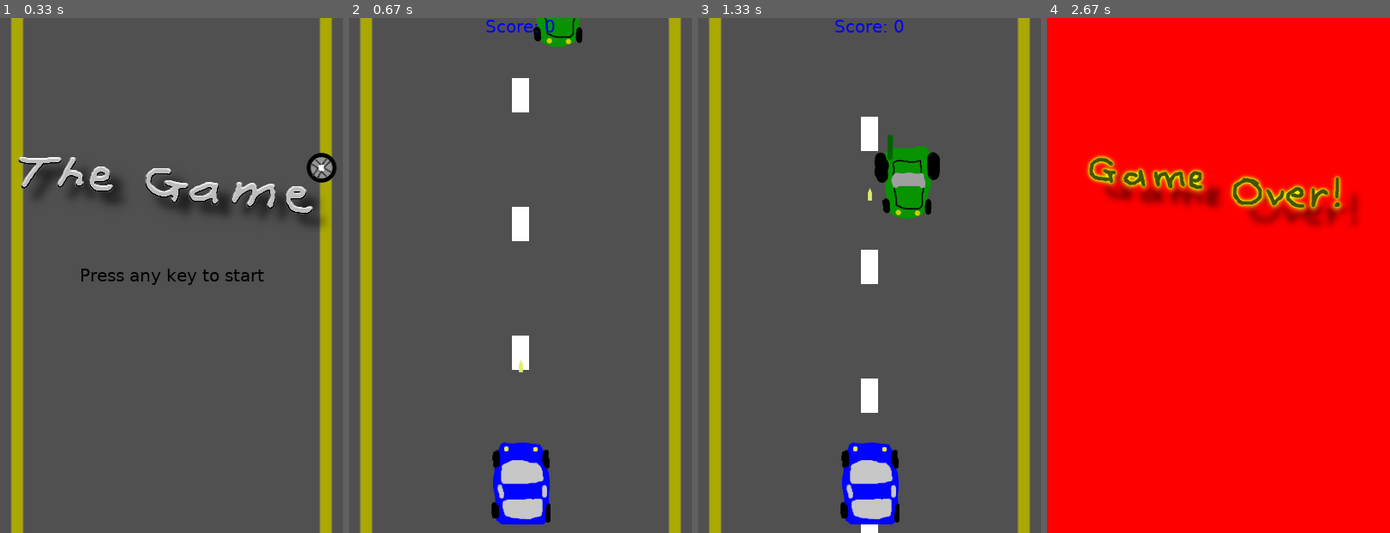
Above: before the commit, frames 1-4 (left to right).
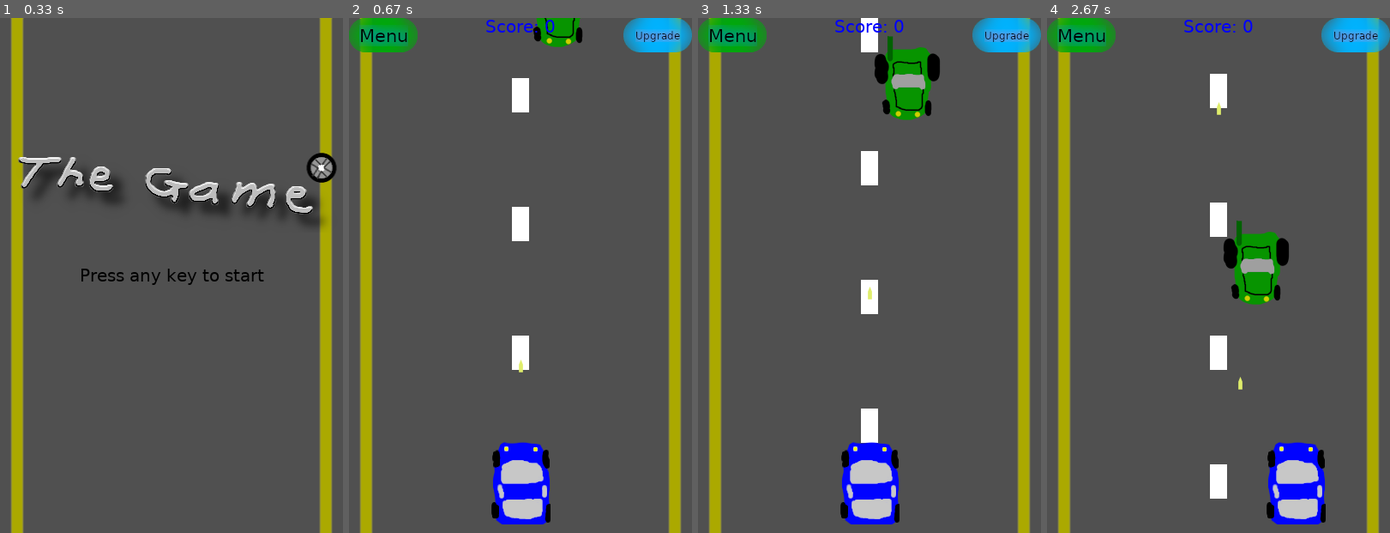
Above: after the commit, the same moments.

Repository: mnguyen4/learning-py-game
Game: pygame game, started from src/game_main_2.py
Same seed, same stepped clock (60 frames per second), same inputs: the game is played once before the commit and once after it.
Inputs (mouse positions are in pixels of both pictures, inside the frame that each line leads up to):
- Up to frame 1 (0.33 s): no input
- Up to frame 2 (0.67 s): tap Space at 0.33 s
- Up to frame 3 (1.33 s): tap U at 0.67 s; click (869, 496) at 1.05 s
- Up to frame 4 (2.67 s): click (1081, 33) at 1.38 s; click (1218, 275) at 1.72 s; click (1355, 33) at 2.05 s; hold Esc from 2.33 s (still down); hold Right from 2.33 s (still down); tap Space at 2.4 s

Frame 1 is identical in both runs. In frame 2, 2.4% of the frame differs, in the area x 0-100%, y 0-7%; in frame 3, 8.8%; in frame 4, 100%, in the area x 0-100%, y 0-100%.

Commit message:
Added upgrade functionality.

Diff:
--- a/src/characters.py
+++ b/src/characters.py
@@ -47,10 +47,7 @@
             if pressed_keys[K_RIGHT]:
                 self.rect.move_ip(5, 0)
         if pressed_keys[K_SPACE]:
-            if game_state.CAN_SHOOT:
-                game_state.CAN_SHOOT = False
-                pygame.time.set_timer(game_state.RELOAD, 1000)
-                pygame.event.post(pygame.event.Event(game_state.SHOOT))
+            pygame.event.post(pygame.event.Event(game_state.SHOOT))
 
     def draw(self, surface):
         surface.blit(self.image, self.rect)
@@ -58,12 +55,12 @@
 class Bullet(pygame.sprite.Sprite):
     def __init__(self, pos):
         super().__init__()
-        self.image = game_state.BULLETS[game_state.POWER]["image"]
-        self.surf = pygame.Surface(game_state.BULLETS[game_state.POWER]["dim"])
+        self.image = game_state.BULLETS[game_state.BULLET_POWER]["image"]
+        self.surf = pygame.Surface(game_state.BULLETS[game_state.BULLET_POWER]["dim"])
         self.rect = self.surf.get_rect(center=pos)
 
     def move(self):
-        self.rect.move_ip(0, -5)
+        self.rect.move_ip(0, -5 - game_state.BULLET_SPEED)
         if (self.rect.top < 0):
             self.kill()
 
@@ -71,11 +68,11 @@
         surface.blit(self.image, self.rect)
 
 class Button(pygame.sprite.Sprite):
-    def __init__(self, image, y_pos):
+    def __init__(self, image, x_pos, y_pos):
         super().__init__()
         self.image = image
-        self.surf = pygame.Surface((game_state.SCREEN_WIDTH / 2, 40))
-        self.rect = self.surf.get_rect(center=(game_state.SCREEN_WIDTH / 2, y_pos))
+        self.surf = pygame.Surface((image.get_width(), image.get_height()))
+        self.rect = self.surf.get_rect(center=(x_pos, y_pos))
 
 class Title(pygame.sprite.Sprite):
     def __init__(self):
--- a/src/game_functions.py
+++ b/src/game_functions.py
@@ -3,9 +3,9 @@
 from pygame.locals import *
 from characters import *
 
-def title(game_surface, background):
+def title(game_surface):
     fps = pygame.time.Clock()
-    game_surface.blit(background, (0, 0))
+    game_surface.blit(game_state.BG_IMG, (0, 0))
     title_img = Title()
     game_surface.blit(title_img.image, title_img.rect)
     small_font = pygame.font.SysFont("Verdana", 20)
@@ -28,12 +28,11 @@
     menu_txt = font.render("Menu", True, game_state.WHITE)
     game_surface.fill(game_state.BLACK)
     game_surface.blit(menu_txt, menu_txt.get_rect(center=(game_state.SCREEN_WIDTH / 2, game_state.SCREEN_HEIGHT / 3)))
-    resume_btn = Button(game_state.RESUME_IMG, game_state.SCREEN_HEIGHT / 2)
+    resume_btn = Button(game_state.RESUME_IMG, game_state.SCREEN_WIDTH / 2, game_state.SCREEN_HEIGHT / 2)
     game_surface.blit(resume_btn.image, resume_btn.rect)
-    quit_btn = Button(game_state.QUIT_IMG, game_state.SCREEN_HEIGHT / 2 + 50)
+    quit_btn = Button(game_state.QUIT_IMG, game_state.SCREEN_WIDTH / 2, game_state.SCREEN_HEIGHT / 2 + 50)
     game_surface.blit(quit_btn.image, quit_btn.rect)
     while game_state.MENU:
-        mouse = pygame.mouse.get_pos()
         for event in pygame.event.get():
             if event.type == QUIT:
                 pygame.quit()
@@ -42,9 +41,72 @@
                 if event.key == pygame.K_ESCAPE:
                     game_state.MENU = False
             if event.type == pygame.MOUSEBUTTONDOWN:
+                mouse = pygame.mouse.get_pos()
                 if resume_btn.rect.left <= mouse[0] <= resume_btn.rect.right and resume_btn.rect.top <= mouse[1] <= resume_btn.rect.bottom:
                     game_state.MENU = False
                 if quit_btn.rect.left <= mouse[0] <= quit_btn.rect.right and quit_btn.rect.top <= mouse[1] <= quit_btn.rect.bottom:
                     pygame.event.post(pygame.event.Event(QUIT))
         fps.tick(game_state.FRAME_RATE)
         pygame.display.update()
+
+def upgrade_menu(game_surface):
+    fps = pygame.time.Clock()
+    font = pygame.font.SysFont("Verdana", 40)
+    font_small = pygame.font.SysFont("Verdana", 15)
+    upgrade_txt = font.render("Upgrades", True, game_state.WHITE)
+    power_btn = Button(game_state.POWER_IMG, game_state.SCREEN_WIDTH / 2, game_state.SCREEN_HEIGHT / 4)
+    rate_btn = Button(game_state.RATE_IMG, game_state.SCREEN_WIDTH / 2, game_state.SCREEN_HEIGHT / 4 * 2)
+    speed_btn = Button(game_state.SPEED_IMG, game_state.SCREEN_WIDTH / 2, game_state.SCREEN_HEIGHT / 4 * 3)
+    resume_btn = Button(game_state.RESUME_IMG, game_state.SCREEN_WIDTH / 2, game_state.SCREEN_HEIGHT - 40)
+    while game_state.UPGRADE_MENU:
+        for event in pygame.event.get():
+            if event.type == QUIT:
+                pygame.quit()
+                sys.exit()
+            if event.type == pygame.KEYDOWN:
+                if event.key == pygame.K_ESCAPE:
+                    game_state.UPGRADE_MENU = False
+            if event.type == pygame.MOUSEBUTTONDOWN:
+                mouse = pygame.mouse.get_pos()
+                if resume_btn.rect.left <= mouse[0] <= resume_btn.rect.right and resume_btn.rect.top <= mouse[1] <= resume_btn.rect.bottom:
+                    game_state.UPGRADE_MENU = False
+                if game_state.UPGRADE_PTS > 0:
+                    if game_state.BULLET_POWER < 4:
+                        if power_btn.rect.left <= mouse[0] <= power_btn.rect.right and power_btn.rect.top <= mouse[1] <= power_btn.rect.bottom:
+                            game_state.UPGRADE_PTS -= 1
+                            game_state.BULLET_POWER += 1
+                    if game_state.FIRE_RATE > 20:
+                        if rate_btn.rect.left <= mouse[0] <= rate_btn.rect.right and rate_btn.rect.top <= mouse[1] <= rate_btn.rect.bottom:
+                            game_state.UPGRADE_PTS -= 1
+                            game_state.FIRE_RATE -= 1
+                    if game_state.BULLET_SPEED < 30:
+                        if speed_btn.rect.left <= mouse[0] <= speed_btn.rect.right and speed_btn.rect.top <= mouse[1] <= speed_btn.rect.bottom:
+                            game_state.UPGRADE_PTS -= 1
+                            game_state.BULLET_SPEED += 1
+        upgrade_pts = font_small.render("Upgrade Points: " + str(game_state.UPGRADE_PTS), True, game_state.WHITE)
+        game_surface.fill(game_state.BLACK)
+        game_surface.blit(power_btn.image, power_btn.rect)
+        game_surface.blit(rate_btn.image, rate_btn.rect)
+        game_surface.blit(speed_btn.image, speed_btn.rect)
+        game_surface.blit(resume_btn.image, resume_btn.rect)
+        game_surface.blit(upgrade_txt, upgrade_txt.get_rect(center=(game_state.SCREEN_WIDTH / 2, 40)))
+        game_surface.blit(upgrade_pts, upgrade_pts.get_rect(center=(game_state.SCREEN_WIDTH / 2, upgrade_txt.get_rect().bottom + 30)))
+        fps.tick(game_state.FRAME_RATE)
+        pygame.display.update()
+
+def inc_upgrade():
+    if game_state.SCORE >= game_state.UPGRADE_SCORE:
+        game_state.UPGRADE_PTS += 1
+        game_state.UPGRADE_SCORE += 100
+
+def draw_hud(game_surface):
+    # display score
+    font_small = pygame.font.SysFont("Verdana", 20)
+    scores = font_small.render("Score: " + str(game_state.SCORE), True, game_state.BLUE)
+    game_surface.blit(scores, scores.get_rect(center=(game_state.SCREEN_WIDTH / 2, 10)))
+    # display menu button
+    menu_btn = Button(game_state.MENU_IMG, 40, 20)
+    game_surface.blit(menu_btn.image, menu_btn.rect)
+    # display upgrade button
+    upgrade_btn = Button(game_state.UPGRADE_IMG, game_state.SCREEN_WIDTH - 40, 20)
+    game_surface.blit(upgrade_btn.image, upgrade_btn.rect)
--- a/src/game_main_2.py
+++ b/src/game_main_2.py
@@ -12,12 +12,11 @@
 # setting font
 font_small = pygame.font.SysFont("Verdana", 20)
 game_over = GameOver()
-background = pygame.image.load("resources/background.png")
 # create display surface
 DISPLAY_SURF = pygame.display.set_mode((game_state.SCREEN_WIDTH, game_state.SCREEN_HEIGHT))
 DISPLAY_SURF.fill(game_state.WHITE)
 pygame.display.set_caption("The Game")
-game_functions.title(DISPLAY_SURF, background)
+game_functions.title(DISPLAY_SURF)
 # draw
 p1 = Player()
 e1 = Enemy(game_state.ENEMIES[random.randint(0, 2)])
@@ -36,25 +35,36 @@
 
 while True:
     for event in pygame.event.get():
+        if event.type == pygame.MOUSEBUTTONDOWN:
+            mouse = pygame.mouse.get_pos()
+            if 0 <= mouse[0] <= 80 and 0 <= mouse[1] <= 40:
+                game_state.MENU = True
+                game_functions.menu(DISPLAY_SURF)
+            if game_state.SCREEN_WIDTH - 80 <= mouse[0] <= game_state.SCREEN_WIDTH and 0 <= mouse[1] <= 40:
+                game_state.UPGRADE_MENU = True
+                game_functions.upgrade_menu(DISPLAY_SURF)
         if event.type == pygame.KEYDOWN:
             if event.key == pygame.K_ESCAPE:
                 game_state.MENU = True
                 game_functions.menu(DISPLAY_SURF)
+            if event.key == pygame.K_u:
+                game_state.UPGRADE_MENU = True
+                game_functions.upgrade_menu(DISPLAY_SURF)
         if event.type == game_state.SPAWN_ENEMY:
             e2 = Enemy(game_state.ENEMIES[random.randint(0, 2)])
             enemies.add(e2)
             all_sprites.add(e2)
         if event.type == game_state.SHOOT:
-            bullet = Bullet((p1.rect.centerx, p1.rect.top))
-            all_sprites.add(bullet)
-            bullets.add(bullet)
-        if event.type == game_state.RELOAD:
-            game_state.CAN_SHOOT = True
+            if game_state.RELOAD >= game_state.FIRE_RATE:
+                game_state.RELOAD = 0
+                bullet = Bullet((p1.rect.centerx, p1.rect.top))
+                all_sprites.add(bullet)
+                bullets.add(bullet)
         if event.type == QUIT:
             pygame.quit()
             sys.exit()
     # display background
-    DISPLAY_SURF.blit(background, (0,0))
+    DISPLAY_SURF.blit(game_state.BG_IMG, (0,0))
     # move and redraw
     for lane in lanes:
         DISPLAY_SURF.blit(lane.image, lane.rect)
@@ -62,11 +72,10 @@
     for entity in all_sprites:
         DISPLAY_SURF.blit(entity.image, entity.rect)
         entity.move()
-    # display score
-    scores = font_small.render("Score: " + str(game_state.SCORE), True, game_state.BLUE)
-    DISPLAY_SURF.blit(scores, scores.get_rect(center=(game_state.SCREEN_WIDTH / 2, 10)))
+    game_functions.draw_hud(DISPLAY_SURF)
+    game_functions.inc_upgrade()
     # scale speed on score
-    game_state.SPEED = (game_state.SCORE // 100) + 5
+    game_state.SPEED = (game_state.SCORE // 1000) + 5
     # collision detection
     if pygame.sprite.spritecollideany(p1, enemies):
         pygame.mixer.Sound("resources/pop.wav").play()
@@ -78,9 +87,9 @@
         time.sleep(2)
     if pygame.sprite.groupcollide(bullets, enemies, True, True):
         pygame.event.post(pygame.event.Event(game_state.SPAWN_ENEMY))
-        game_state.SCORE += 10
-        power = game_state.SCORE // 100
-        game_state.POWER = power if power < 4 else 4
+        game_state.SCORE += 25
 
     fps.tick(game_state.FRAME_RATE)
+    if game_state.RELOAD < game_state.FIRE_RATE:
+        game_state.RELOAD += 1
     pygame.display.update()
--- a/src/game_state.py
+++ b/src/game_state.py
@@ -13,13 +13,19 @@
 SPEED = 0
 SCORE = 0
 CAN_SHOOT = True
-POWER = 0
 MENU = False
+UPGRADE_MENU = False
+# upgrades
+UPGRADE_SCORE = 100
+UPGRADE_PTS = 0
+FIRE_RATE = 60
+RELOAD = 60
+BULLET_SPEED = 0
+BULLET_POWER = 0
 # user events
 INC_SPEED = pygame.USEREVENT + 1
 SPAWN_ENEMY = pygame.USEREVENT + 2
 SHOOT = pygame.USEREVENT + 3
-RELOAD = pygame.USEREVENT + 4
 # image cache
 ENEMIES = [
     {
@@ -63,3 +69,9 @@
 GAMEOVER_IMG = pygame.image.load("resources/gameover.png")
 RESUME_IMG = pygame.image.load("resources/resume.png")
 QUIT_IMG = pygame.image.load("resources/quit.png")
+BG_IMG = pygame.image.load("resources/background.png")
+MENU_IMG = pygame.image.load("resources/menu.png")
+UPGRADE_IMG = pygame.image.load("resources/upgrade.png")
+POWER_IMG = pygame.image.load("resources/power.png")
+RATE_IMG = pygame.image.load("resources/rate.png")
+SPEED_IMG = pygame.image.load("resources/speed.png")
